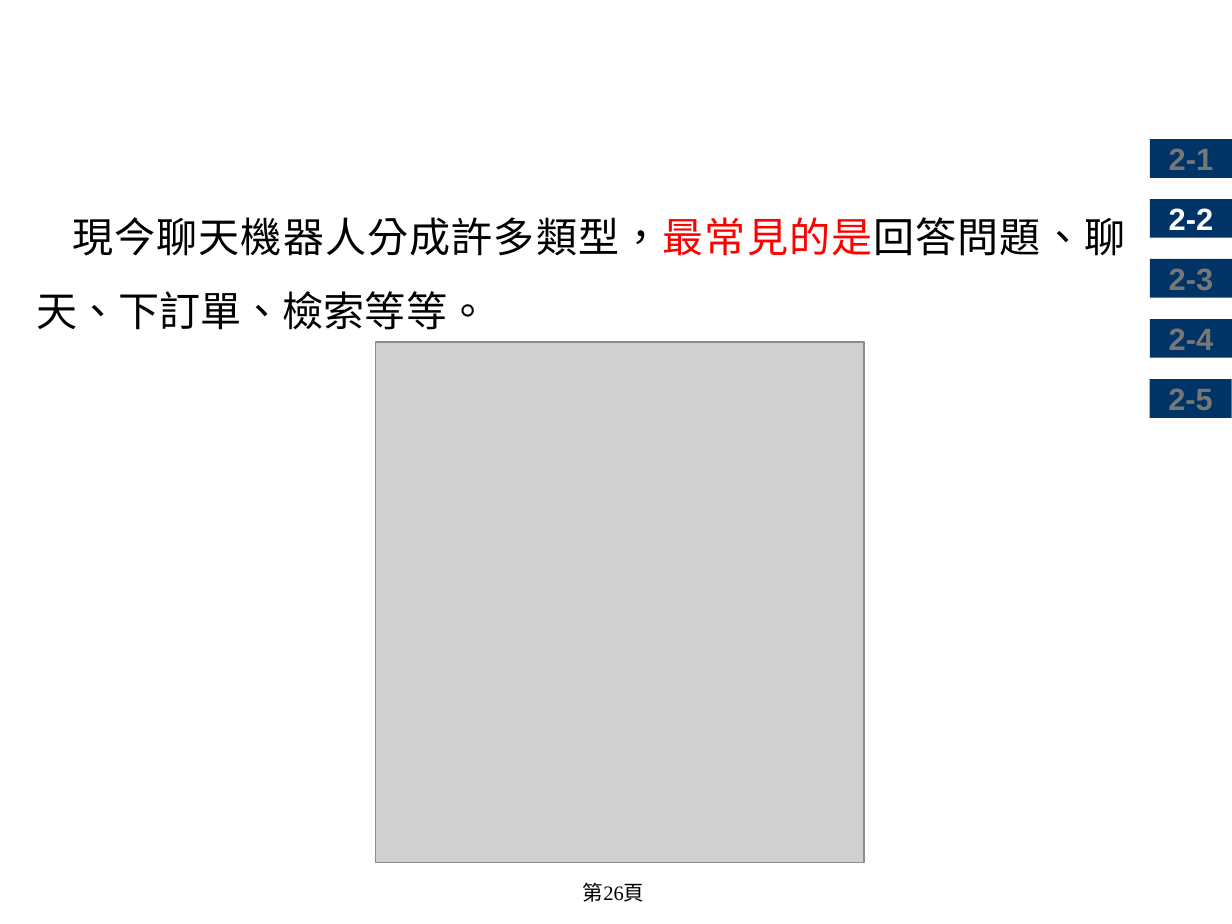
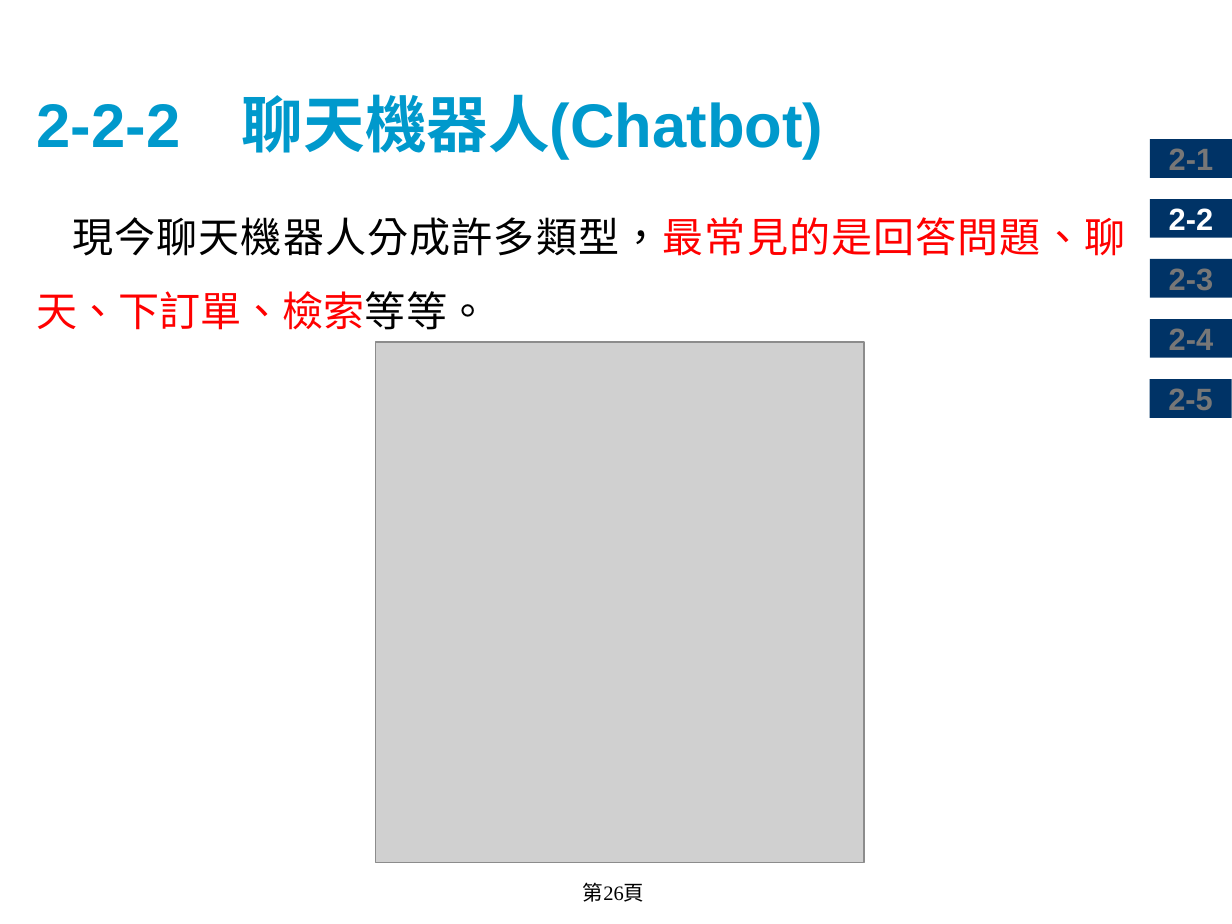
Before and after one commit to chih-chengwu/Artificial-Intelligence-MD, a slide deck: slide 26 of 2.人工智慧應用.pptx. Drawn at 1232x924 pixels with LibreOffice and Linux fonts; fonts in the diff are those of the drawing; grey boxes stand for pictures; background and template pictures are left out. Boxes give left, top, right and bottom in pixels: in the first picture for what was removed or moved away, otherwise in the second. Text is boxed around its words. In the diff, an @@ line names an element or a change of style, - is before the commit and + after.

```diff
--- a/2.人工智慧應用.pptx
+++ b/2.人工智慧應用.pptx
@@ title added at <box>36,94,823,160</box>, 36 pt, text #0099CC, bold @@
+2-2-2 聊天機器人(Chatbot)
@@ text "現今聊天機器人分成許多類型，最常見的是回答問題、聊天、下訂單、檢索等等。" at <box>36,217,1125,330</box>: text colour #000000 to #FF0000 in "現今聊天機器人分成許多類型，最常見的是回答問題、聊天、下訂單、檢索等等。" @@
```
Also in this commit, not shown: 43 other slides changed, 14 slides added, 14 slides removed, 3 other files.
